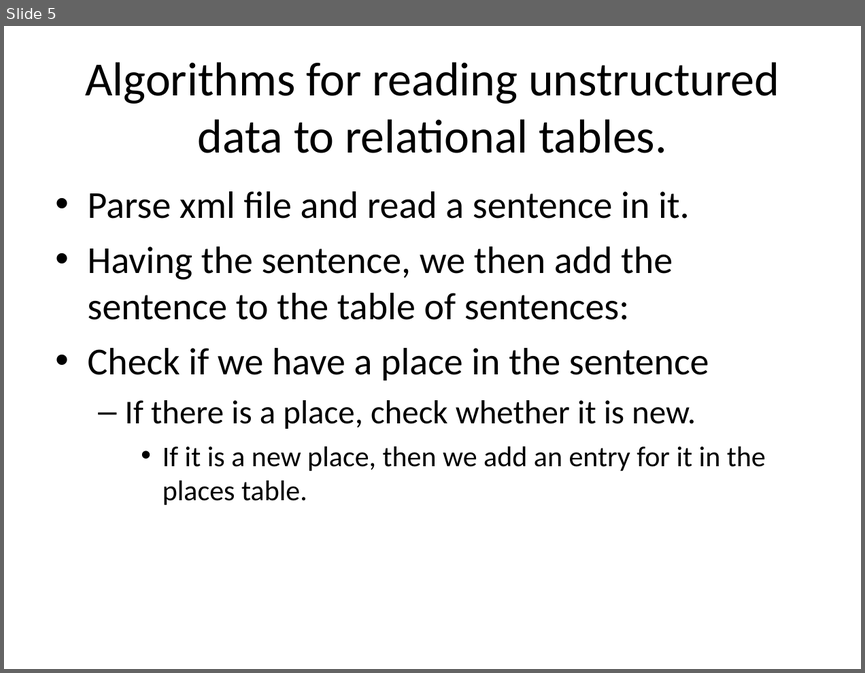
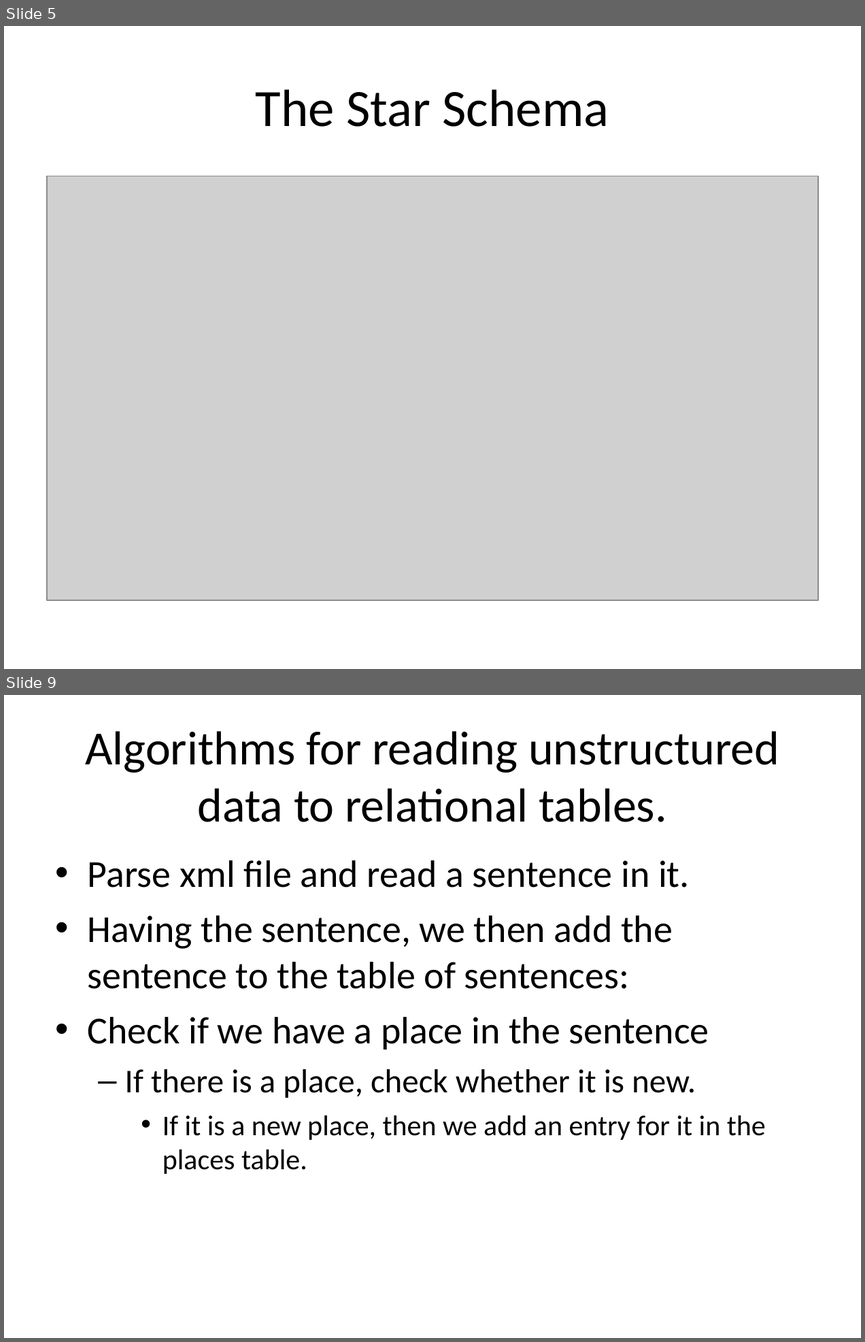
Before and after one commit to edvelezg/unb-dw, a slide deck: project/Presentation/Datawarehousing.ppt. Shown one above the other, each under a label of ours: slide 5 before the commit, slides 5 and 9 after it; the slides between them are not shown. The pictures are 865x673 and 865x1342 pixels, drawn with LibreOffice and Linux fonts; fonts in the diff are those of the drawing; grey boxes stand for pictures. Boxes give left, top, right and bottom in pixels: in the first picture for what was removed or moved away, otherwise in the second. Text is boxed around its words. In the diff, an @@ line names an element or a change of style, - is before the commit and + after.

```diff
--- a/project/Presentation/Datawarehousing.ppt
+++ b/project/Presentation/Datawarehousing.ppt
@@ slide 5 added at [4,26,861,669], background #FFFFFF @@
@@ title added at [256,89,609,127], 44 pt, text #000000 @@
+The Star Schema
@@ picture added at [47,176,818,600] @@
@@ what was slide 5 is now slide 9 @@
```
Also in this commit, not shown: 11 other slides added, 3 slides removed.
